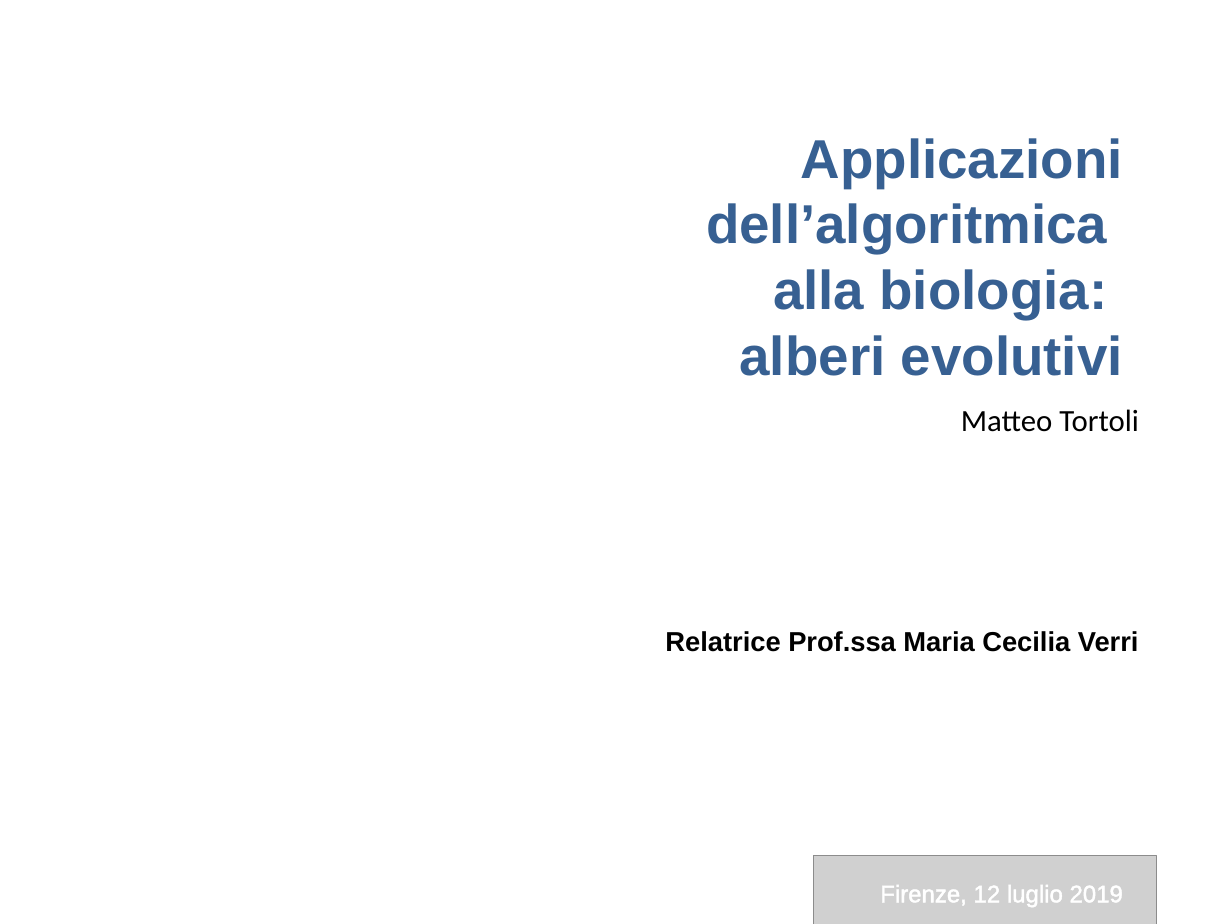
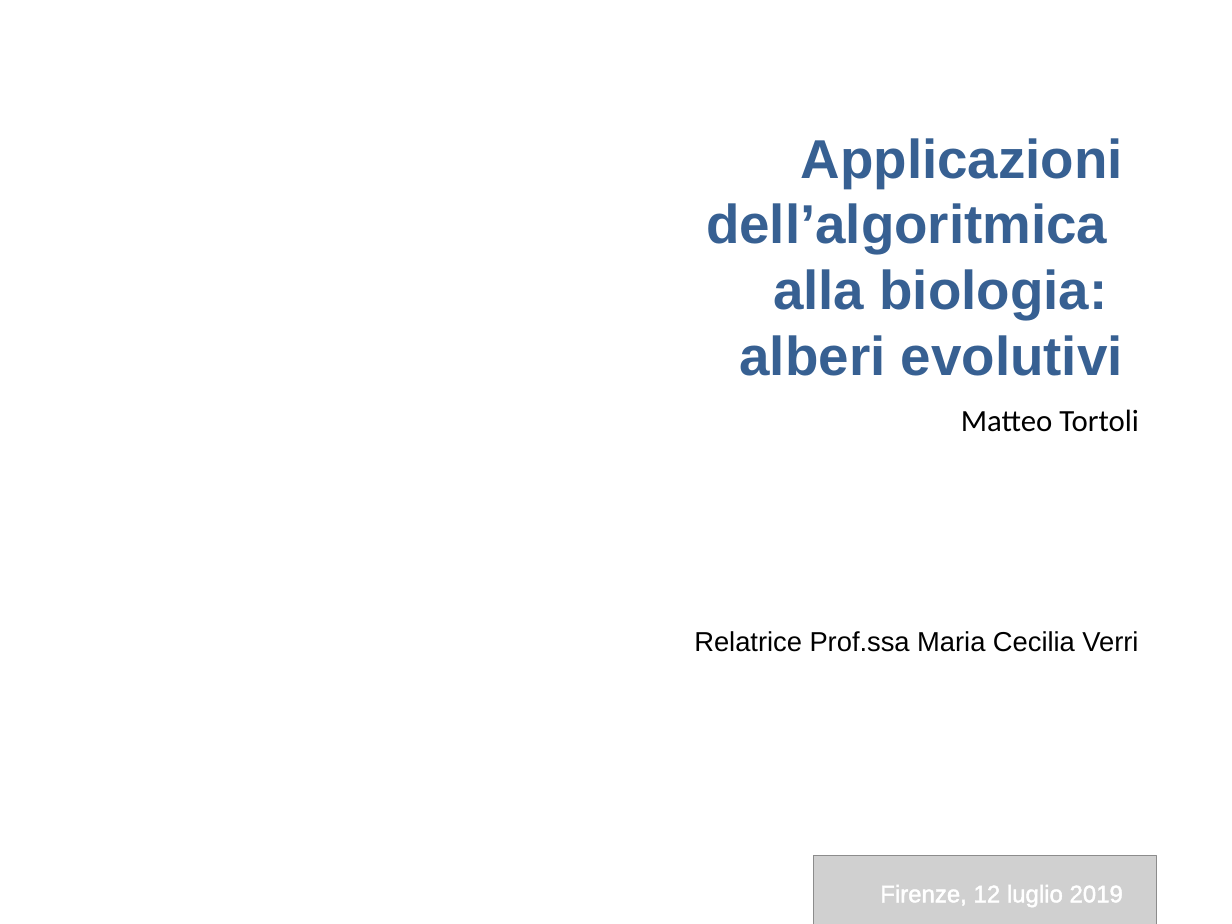
Before and after one commit to mtortoli/Thesis, a slide deck: slide 1 of Discussione Laurea/Slides.pptx. Drawn at 1232x924 pixels with LibreOffice and Linux fonts; fonts in the diff are those of the drawing; grey boxes stand for pictures; background and template pictures are left out. Boxes give left, top, right and bottom in pixels: in the first picture for what was removed or moved away, otherwise in the second. Text is boxed around its words. In the diff, an @@ line names an element or a change of style, - is before the commit and + after.

```diff
--- a/Discussione Laurea/Slides.pptx
+++ b/Discussione Laurea/Slides.pptx
@@ text "Relatrice Prof.ssa Maria Cecilia Verri": place and size @@
-text "Relatrice Prof.ssa Maria Cecilia Verri" at [665,631,1139,652]
+text "Relatrice Prof.ssa Maria Cecilia Verri" at [694,631,1138,652]
@@ text "Relatrice Prof.ssa Maria Cecilia Verri" at [694,631,1138,652]: bold off @@
```
Also in this commit, not shown: 3 other slides changed, 1 other file.
